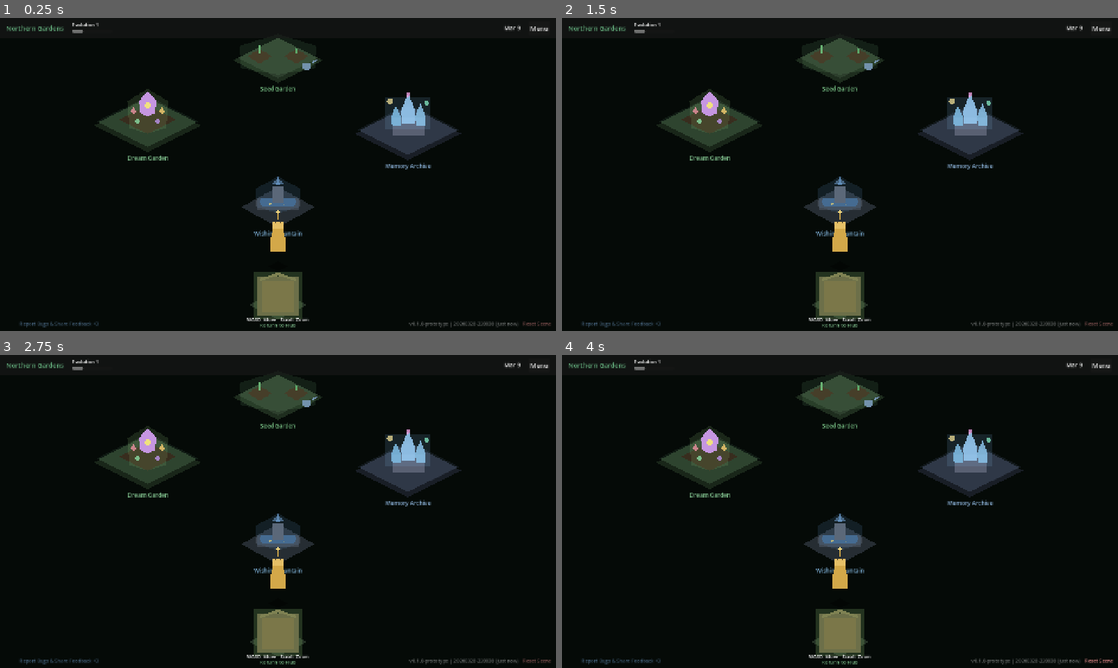
Above: before the commit, frames 1-4 (two rows, left to right).
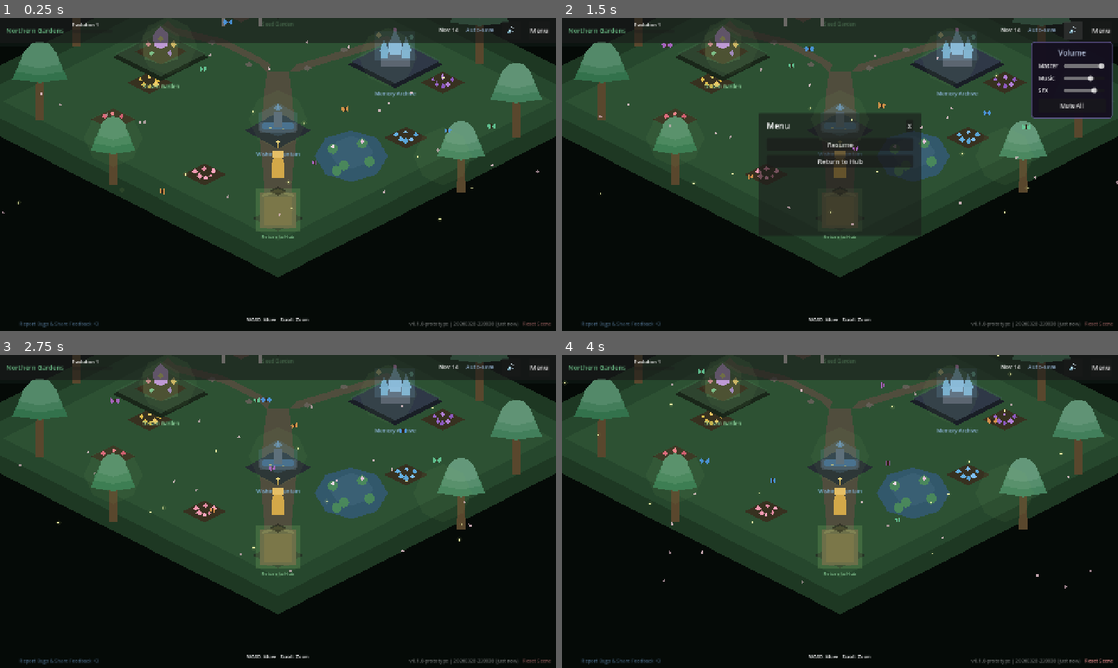
Above: after the commit, the same moments.

Repository: goacto/goacto-game
Game: Godot game, scene res://scenes/mindscape/mindscape_north.tscn
Two runs of this game, one before a commit and one after it. Both use one fixed random seed, a clock stepped at 60 frames per second and the inputs below. This scene is started directly instead of the project's main scene. Sound files missing from this copy of the repository are replaced by a short silence.
Inputs (mouse positions are in pixels of both pictures, inside the frame that each line leads up to):
- Up to frame 1 (0.25 s): no input
- Up to frame 2 (1.5 s): click "Menu" at 0.5 s; click (1073, 30) at 1.25 s, where only the run after the commit has a clickable "🔊"
- Up to frame 3 (2.75 s): click (278, 480) at 2 s, where only the run after the commit has a clickable "Resume"
- Up to frame 4 (4 s): click "Report Bugs & Share Feedback …" at 2.75 s; click "Reset Scene" at 3.5 s

The runs differ from the first frame. In frame 1, 57% of the frame differs, in the area x 0-100%, y 0-99%; in frame 2, 54%; in frame 3, 57%; in frame 4, 57%.
Error before the commit: Parse Error: Expected statement, found "Indent" instead. (res://scenes/mindscape/mindscape_north.gd:2512)

Commit message:
PR1 (4/5): stairs/balcony menu fix, west/north parse errors

Diff:
--- a/godot/scenes/mindscape/mindscape_north.gd
+++ b/godot/scenes/mindscape/mindscape_north.gd
@@ -2509,10 +2509,10 @@
 	var json_string = JSON.stringify(wishes, "\t")
 	var path = SaveManager.get_wishes_path()
 	var file = FileAccess.open(path, FileAccess.WRITE)
-		if SaveManager: SaveManager.sync_web_filesystem()
 	if file:
 		file.store_string(json_string)
 		file.close()
+		if SaveManager: SaveManager.sync_web_filesystem()
 
 
 func _load_wishes() -> Array:
--- a/godot/scenes/mindscape/mindscape_west.gd
+++ b/godot/scenes/mindscape/mindscape_west.gd
@@ -1784,7 +1784,7 @@
 	if audio and audio.has_method("play_ui_sound"):
 		audio.play_ui_sound("complete")
 
-	show_dialogue("Session Complete", "You completed a %d-minute meditation session.\n\n+%d Wisdom XP" % [duration_minutes, duration_minutes * 3])
+	_show_dialogue("Session Complete", "You completed a %d-minute meditation session.\n\n+%d Wisdom XP" % [duration_minutes, duration_minutes * 3])
 
 
 func _show_pool_affirmations() -> void:
@@ -2802,6 +2802,15 @@
 	return responses.get(aspect_id, "You have reached great heights. Level %d. You are a beacon of growth." % level)
 
 
+func _add_label(text: String, font_size: int, color: Color) -> void:
+	var label = Label.new()
+	label.text = text
+	label.autowrap_mode = TextServer.AUTOWRAP_WORD_SMART
+	label.add_theme_font_size_override("font_size", font_size)
+	label.add_theme_color_override("font_color", color)
+	zone_body.add_child(label)
+
+
 func _add_spacer(height: int) -> void:
 	var spacer = Control.new()
 	spacer.custom_minimum_size = Vector2(0, height)
--- a/godot/scenes/ship/stairs.gd
+++ b/godot/scenes/ship/stairs.gd
@@ -992,6 +992,12 @@
 	if pause_menu:
 		return
 
+	# The menu replaces any open dialogue/examine box: it must not draw over the menu
+	# or resume as a stale line after Settings.
+	if dialogue_panel and dialogue_panel.visible:
+		dialogue_callback = Callable()
+		_close_dialogue()
+
 	in_dialogue = true
 	interaction_prompt.visible = false
 
--- a/godot/scenes/ship/viewing_balcony.gd
+++ b/godot/scenes/ship/viewing_balcony.gd
@@ -1169,6 +1169,12 @@
 	if pause_menu:
 		return
 
+	# The menu replaces any open dialogue/examine box: it must not draw over the menu
+	# or resume as a stale line after Settings.
+	if dialogue_panel and dialogue_panel.visible:
+		dialogue_callback = Callable()
+		_close_dialogue()
+
 	in_dialogue = true
 	interaction_prompt.visible = false
 
